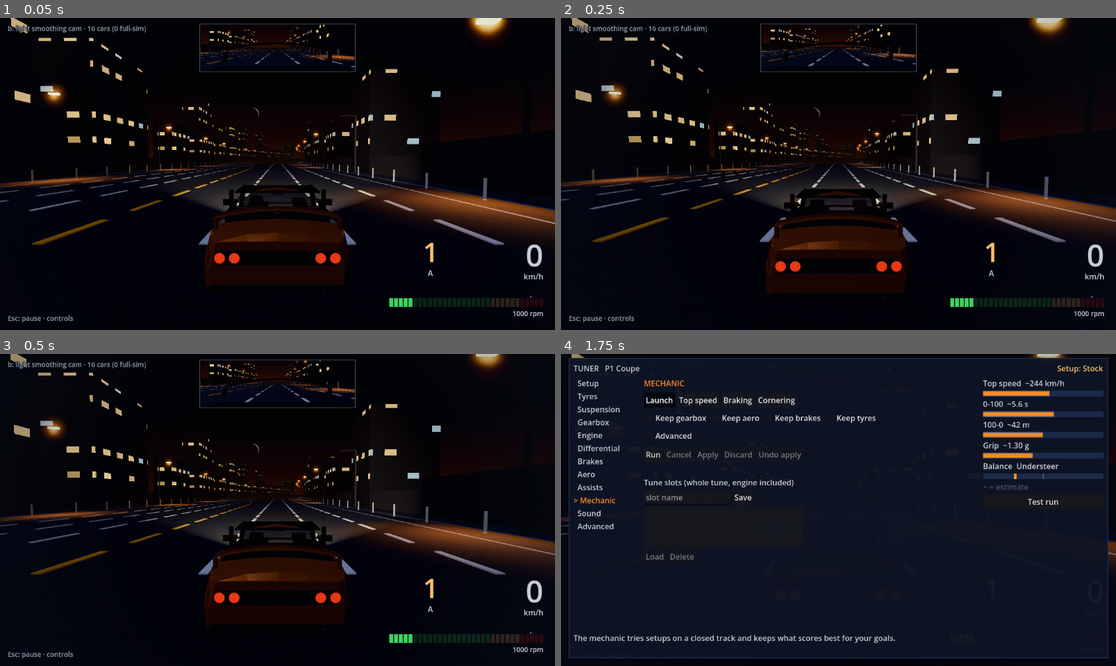
Above: before the commit, frames 1-4 (two rows, left to right).
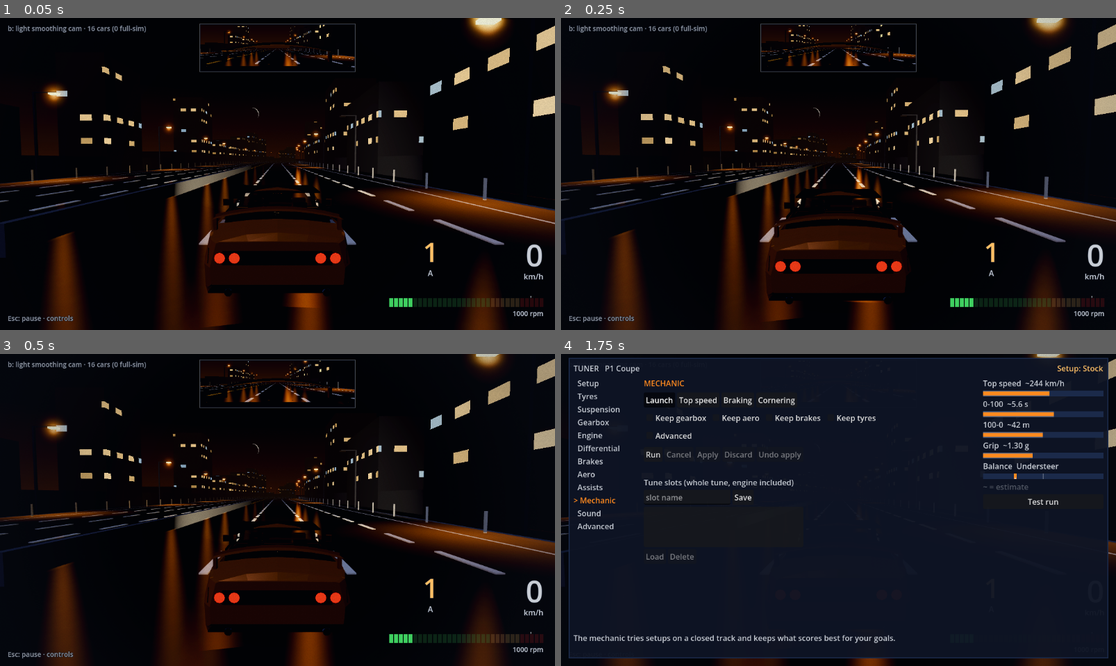
Above: after the commit, the same moments.

Repository: SmurfyHehe/neon-overdrive
Game: Godot game, scene res://Game.tscn
Same seed, same stepped clock (60 frames per second), same inputs: the game is played once before the commit and once after it.
Inputs (mouse positions are in pixels of both pictures, inside the frame that each line leads up to):
- Up to frame 1 (0.05 s): no input
- Up to frame 2 (0.25 s): no input
- Up to frame 3 (0.5 s): no input
- Up to frame 4 (1.75 s): tap Enter at 0.5 s; move the mouse to (960, 494) at 0.52 s; hold D (steer_right) 0.53-1.25 s; tap Y (autotune_panel) at 0.6 s; click (960, 494) at 0.67 s; click "Launch" at 1.25 s

The runs differ from the first frame. In frame 1, 12% of the frame differs, in the area x 0-100%, y 0-100%; in frame 2, 11%; in frame 3, 11%; in frame 4, 1.0%.

Commit message:
Wet roads on some nights
About 30% of nights the road is wet (NEON_WET=0/1 forces it, benchmark
stays dry): the asphalt goes darker and near mirror-smooth, and each
lamp throws a long sodium streak across the road toward the viewer
(LAMP_STREAK_SHADER, one quad per lamp turned to the camera in the
vertex shader, brightest round the mirror point, dimmed with its lamp).
run_tests.bat pins dry for the other tests. New tests/wet_road.gd.

Co-Authored-By: Claude Opus 5.5 (1M context) <noreply@anthropic.com>

Diff:
--- a/scripts/game.gd
+++ b/scripts/game.gd
@@ -99,7 +99,21 @@
 	if benchmark:
 		add_child(Benchmark.new())
 
+## Share of nights the road is wet (Roy 2026-10-09: "wet road some nights").
+## NEON_WET=0/1 forces it for a run; benchmark runs stay dry so they compare.
+const WET_CHANCE := 0.3
+
+## Rolls tonight's weather before any chunk is built (they read it).
+func _roll_wet() -> bool:
+	var forced := OS.get_environment("NEON_WET")
+	if forced == "0" or forced == "1":
+		return forced == "1"
+	if Benchmark.requested():
+		return false
+	return randf() < WET_CHANCE
+
 func _setup_world() -> void:
+	RoadChunkBuilder.set_wet(_roll_wet())
 	var env := Environment.new()
 	# BUG FIX (2026-09-13, road environment pass #2): a flat BG_COLOR behind
 	# fog meant the road visually hit a hard, flat-colored wall at the fog
--- a/scripts/road_chunk_builder.gd
+++ b/scripts/road_chunk_builder.gd
@@ -194,6 +194,11 @@
 static var _lamp_mesh: ArrayMesh
 static var _pool_mesh: PlaneMesh
 static var _pool_mat: ShaderMaterial
+static var _streak_mat: ShaderMaterial
+## Wet road (WetRoad decides per night): set_wet() makes the asphalt dark and
+## glossy and shows the lamp streaks; new chunks read it when built.
+static var wet := false
+const STREAK_GROUP := "lamp_streaks"
 static var _halo_mesh: QuadMesh
 static var _halo_mat: ShaderMaterial
 static var _wall_mesh: BoxMesh
@@ -481,6 +486,69 @@
 }
 """
 
+## Wet-road lamp reflections (2026-10-09, Roy: "wet road some nights"): on a
+## wet night each lamp throws a long streak of sodium light across the road
+## toward the viewer, the way a light smears on wet asphalt. One quad per lamp
+## (the pool mesh), laid flat and turned in the vertex shader to point from the
+## lamp's foot at the camera; brightest round the mirror point (for a lamp
+## LAMP_POLE_H up and an eye ~1.5 m up, ~83% of the way to the camera),
+## dimmed with its lamp like the pools.
+const LAMP_STREAK_SHADER := """
+shader_type spatial;
+render_mode unshaded, blend_add, depth_draw_never, fog_disabled, cull_disabled, world_vertex_coords;
+uniform vec3 color : source_color;
+uniform float lamp_h = 7.4;
+uniform float width = 0.7;
+uniform float fade_near = 120.0;
+uniform float fade_far = 220.0;
+varying float lit;
+varying float mirror_t;
+varying float dist;
+// Lamp state per instance (INSTANCE_CUSTOM): r = 0 working, 0.5 failing
+// (flickers), 1 dead; g = a per-lamp seed so failing lamps fall out of step.
+float lamp_level(vec4 c, float t) {
+	if (c.r > 0.75) {
+		return 0.0;
+	}
+	if (c.r > 0.25) {
+		float s = c.g * 97.0;
+		// A failing sodium lamp: steady mostly, then a burst of stutter,
+		// then a few seconds out while it tries to restrike.
+		float cycle = fract(t / 9.0 + c.g);
+		float stutter = step(0.3, fract(sin(floor(t * 14.0 + s) * 12.9898) * 43758.5453));
+		float hum = 0.85 + 0.15 * sin(t * 100.0 + s);
+		float out_ = step(0.82, cycle);
+		float burst = step(0.62, cycle) * (1.0 - out_);
+		return hum * mix(1.0, stutter, burst) * (1.0 - out_) + out_ * 0.04 * stutter;
+	}
+	return 1.0;
+}
+
+
+void vertex() {
+	lit = lamp_level(INSTANCE_CUSTOM, TIME);
+	vec3 foot = MODEL_MATRIX[3].xyz;
+	vec3 cam = CAMERA_POSITION_WORLD;
+	vec2 to_cam = cam.xz - foot.xz;
+	dist = length(to_cam);
+	vec2 d = to_cam / max(dist, 0.001);
+	vec2 n = vec2(-d.y, d.x);
+	float eye = max(cam.y - foot.y, 0.3);
+	mirror_t = lamp_h / (lamp_h + eye);
+	// UV.y 0..1 runs from the lamp's foot most of the way to the camera.
+	float t = UV.y * 0.97;
+	vec2 p = foot.xz + d * t * dist + n * (UV.x - 0.5) * width * (0.7 + 0.6 * t);
+	VERTEX = vec3(p.x, foot.y, p.y);
+}
+void fragment() {
+	float t = UV.y * 0.97;
+	float along = exp(-pow((t - mirror_t) / 0.22, 2.0));
+	float across = exp(-pow((UV.x - 0.5) / 0.22, 2.0));
+	float fade = clamp((fade_far - dist) / (fade_far - fade_near), 0.0, 1.0);
+	ALBEDO = color * along * across * lit * fade;
+}
+"""
+
 ## Share of street lamps that are failing (flicker) and dead (Roy, 2026-10-08:
 ## "a few"). Picked per lamp from its chunk and slot, so a lamp keeps its state
 ## when the road comes round again and a chunk rebuild gives the same street.
@@ -590,6 +658,28 @@
 		_halo_mesh = QuadMesh.new()
 		_halo_mesh.size = Vector2.ONE
 	return _halo_mesh
+
+static func _get_streak_mat() -> ShaderMaterial:
+	if _streak_mat == null:
+		_streak_mat = ShaderMaterial.new()
+		_streak_mat.shader = _lamp_shader(LAMP_STREAK_SHADER)
+		_streak_mat.set_shader_parameter("color", Color(SODIUM * 0.3, 1.0))
+		_streak_mat.set_shader_parameter("lamp_h", LAMP_POLE_H - HALO_DROP)
+	return _streak_mat
+
+## Wet or dry asphalt: dry is the stage A matte (roughness 0.9); wet is darker
+## and nearly mirror-smooth, so the headlights, moon and lamp light catch it.
+static func set_wet(on: bool, tree: SceneTree = null) -> void:
+	wet = on
+	for m in [_get_own_mat(), _get_onc_mat(), _get_shoulder_mat(), _get_sidewalk_mat()]:
+		var sm := m as StandardMaterial3D
+		var base: Color = sm.get_meta("dry_color", sm.albedo_color)
+		sm.set_meta("dry_color", base)
+		sm.albedo_color = base * (Color(0.55, 0.57, 0.62) if on else Color.WHITE)
+		sm.roughness = 0.12 if on else 0.9
+		sm.metallic_specular = 0.8 if on else 0.5
+	if tree != null:
+		tree.set_group(STREAK_GROUP, "visible", on)
 
 static func _get_halo_mat() -> ShaderMaterial:
 	if _halo_mat == null:
@@ -1130,6 +1220,13 @@
 	halos.visible = GraphicsSettings.is_on("lamp_halos")
 	halos.add_to_group(HALO_GROUP)
 	root.add_child(halos)
+	var streaks := _new_multimesh("LampStreaks", _get_pool_mesh(), _get_streak_mat(), _lamp_slots() * 2, true)
+	streaks.cast_shadow = GeometryInstance3D.SHADOW_CASTING_SETTING_OFF
+	streaks.visible = wet
+	# The shader moves the quad toward the camera, far outside its own box.
+	streaks.custom_aabb = AABB(Vector3(-200, -5, -250), Vector3(400, 20, 500))
+	streaks.add_to_group(STREAK_GROUP)
+	root.add_child(streaks)
 	root.add_child(_new_multimesh("GapWalls", _get_wall_mesh(), _get_wall_mat(), (_building_slots() + 1) * 2))
 
 	# The centre barrier, one piece per station so it can follow a bend (#37).
@@ -1265,6 +1362,7 @@
 	var lamps: MultiMesh = (root.get_node(^"Lamps") as MultiMeshInstance3D).multimesh
 	var pools: MultiMesh = (root.get_node(^"LampPools") as MultiMeshInstance3D).multimesh
 	var halos: MultiMesh = (root.get_node(^"LampHalos") as MultiMeshInstance3D).multimesh
+	var streaks: MultiMesh = (root.get_node(^"LampStreaks") as MultiMeshInstance3D).multimesh
 	var n_lamps := 0
 	for i in range(_lamp_slots()):
 		for side in [1, -1]:
@@ -1282,10 +1380,13 @@
 			lamps.set_instance_custom_data(n_lamps, state)
 			pools.set_instance_custom_data(n_lamps, state)
 			halos.set_instance_custom_data(n_lamps, state)
+			streaks.set_instance_transform(n_lamps, _xf(head_x, POOL_Y + 0.004, lz))
+			streaks.set_instance_custom_data(n_lamps, state)
 			n_lamps += 1
 	lamps.visible_instance_count = n_lamps
 	pools.visible_instance_count = n_lamps
 	halos.visible_instance_count = n_lamps
+	streaks.visible_instance_count = n_lamps
 
 	# center line / barrier -- snapped to this chunk's own end-of-chunk
 	# config, not tapered (see file header). Both the wall and the dash
--- /dev/null
+++ b/tests/wet_road.gd
@@ -0,0 +1,91 @@
+extends SceneTree
+
+# Wet roads on some nights (2026-10-09), headless. Checks that
+# - RoadChunkBuilder.set_wet() makes the asphalt darker and glossy and back
+#   again exactly (dry = the stage A matte)
+# - with NEON_WET=1 the game boots wet, every chunk has its lamp streaks
+#   shown; with NEON_WET=0 dry and hidden
+# - unforced, about WET_CHANCE of nights roll wet
+# - nothing logs an error
+# The streaks' look was checked by eye on the real renderer.
+# Exit code 1 on failure. Run:
+#   Godot_v4.7.2-stable_win64_console.exe --headless --audio-driver Dummy --path . -s res://tests/wet_road.gd
+
+const Harness := preload("res://tests/traffic_harness.gd")
+
+class ErrorCounter extends Logger:
+	var errors: Array[String] = []
+	var _lock := Mutex.new()
+
+	func _log_error(function: String, file: String, line: int, code: String, rationale: String,
+			_editor_notify: bool, error_type: int, _script_backtraces: Array[ScriptBacktrace]) -> void:
+		if error_type == ERROR_TYPE_WARNING:
+			return
+		_lock.lock()
+		errors.append("%s (%s:%d in %s)" % [rationale if rationale != "" else code, file, line, function])
+		_lock.unlock()
+
+	func _log_message(_message: String, _error: bool) -> void:
+		pass
+
+var logger := ErrorCounter.new()
+var failures: Array[String] = []
+var game: Node
+var frame := 0
+
+func _check(ok: bool, what: String) -> void:
+	if not ok:
+		failures.append(what)
+
+func _initialize() -> void:
+	OS.add_logger(logger)
+	var m := RoadChunkBuilder._get_own_mat()
+	var dry_color := m.albedo_color
+	var dry_rough := m.roughness
+	RoadChunkBuilder.set_wet(true)
+	_check(m.roughness < 0.3 and m.albedo_color.get_luminance() < dry_color.get_luminance(), "wet asphalt is darker and glossy")
+	RoadChunkBuilder.set_wet(true)
+	var twice := m.albedo_color
+	RoadChunkBuilder.set_wet(false)
+	_check(m.albedo_color == dry_color and is_equal_approx(m.roughness, dry_rough), "drying gives back the exact dry look")
+	RoadChunkBuilder.set_wet(true)
+	_check(m.albedo_color == twice, "wetting twice does not darken twice")
+	RoadChunkBuilder.set_wet(false)
+	OS.set_environment("NEON_WET", "1")
+	game = Harness.boot(self, 0, 300.0, 3)
+
+func _streaks_visible() -> Array:
+	var out := []
+	for c in game.chunk_pool:
+		out.append((c.root.get_node("LampStreaks") as Node3D).visible)
+	return out
+
+func _process(_d: float) -> bool:
+	frame += 1
+	if frame == 20:
+		_check(RoadChunkBuilder.wet, "NEON_WET=1 boots wet")
+		_check(_streaks_visible().all(func(v: bool) -> bool: return v), "every chunk shows its lamp streaks when wet")
+		OS.set_environment("NEON_WET", "0")
+		_check(not game._roll_wet(), "NEON_WET=0 rolls dry")
+		OS.set_environment("NEON_WET", "")
+		var wet := 0
+		for i in 4000:
+			if game._roll_wet():
+				wet += 1
+		var share := float(wet) / 4000.0
+		print("wet share %.3f" % share)
+		_check(absf(share - game.WET_CHANCE) < 0.03, "about %.0f%% of nights are wet (%.3f)" % [game.WET_CHANCE * 100.0, share])
+		RoadChunkBuilder.set_wet(false, self)
+		_check(not _streaks_visible().any(func(v: bool) -> bool: return v), "drying hides every chunk's streaks")
+	if frame == 25:
+		for e in logger.errors:
+			failures.append("logged error: " + e)
+		if failures.is_empty():
+			print("wet_road: PASS")
+			quit(0)
+		else:
+			for f in failures:
+				print("FAIL ", f)
+			quit(1)
+		return true
+	return false
Not shown, added: tests/wet_road.gd.uid
Not shown, changed: tests/run_tests.bat
